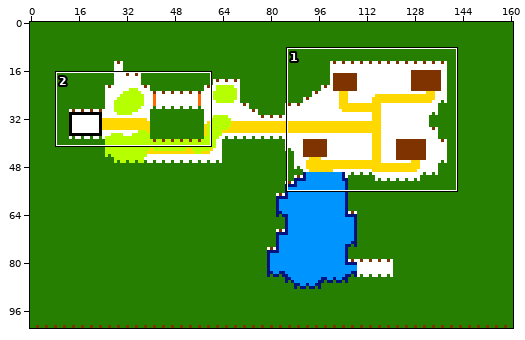
Two states of a sprite sheet, Pokemon Beep/Data/Map/Plankalkul&Road1.png. The picture above shows the old version from afar; the outline marks the close-up.
Close-up. Earlier state:
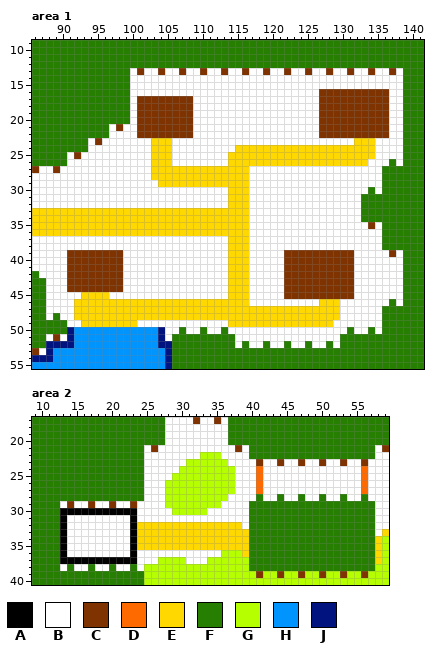
The file is 161x102 pixels. Shown: area 1: x 86..141, y 9..55; area 2: x 9..59, y 17..40. The commit also changed other parts of the picture, which this record leaves out.
Palette (. is transparent): A #000000  B #ffffff  C #7f3300  D #ff6a00  E #ffd800  F #267f00  G #b6ff00  H #0094ff  J #00137f
The result:
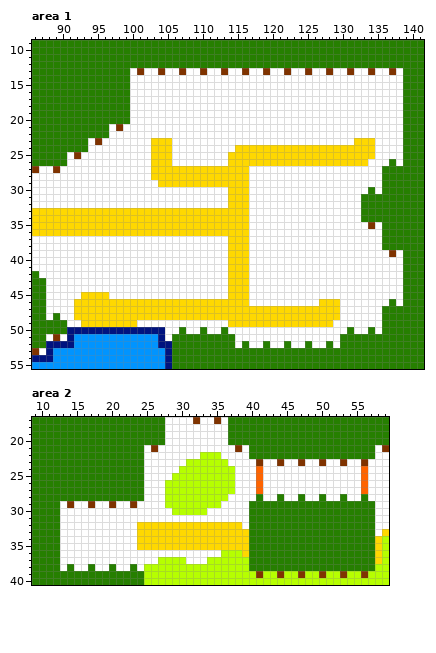
Edits made:
Colour D changes from #ff6a00 to #ff6400.
Area 1:
The edit turns colour C into colour B in row 16 at x 127 to 136; in rows 17 to 22 at x 101 to 108 and 127 to 136; in rows 39 to 44 at x 91 to 98 and 122 to 131; in row 45 at x 122 to 131.
The edit turns colour H into colour J in row 50 at x 92 to 103.
Area 2:
The edit turns colour A into colour B in row 30 at x 13 to 23; in rows 31 to 36 at x 13 and 23; in row 37 at x 13 to 23.
